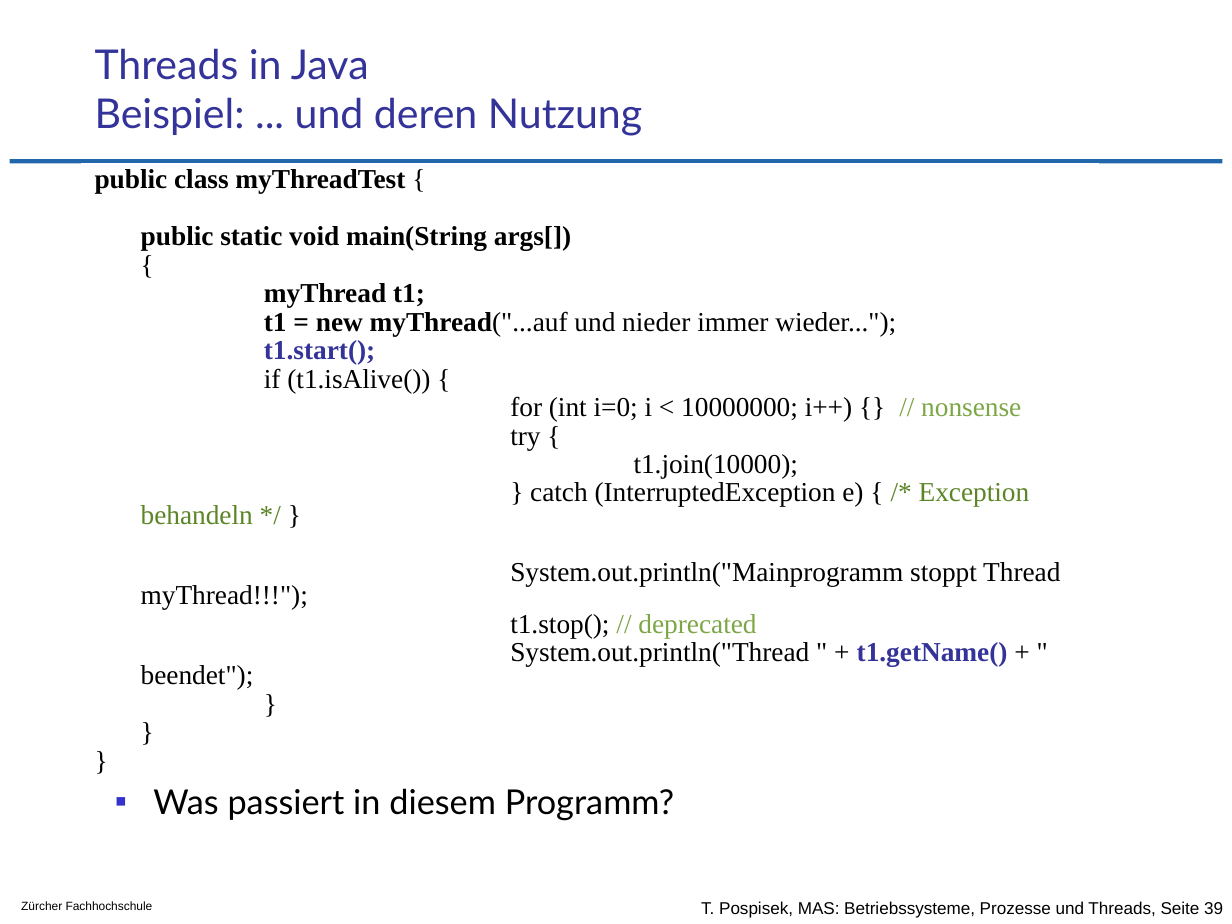
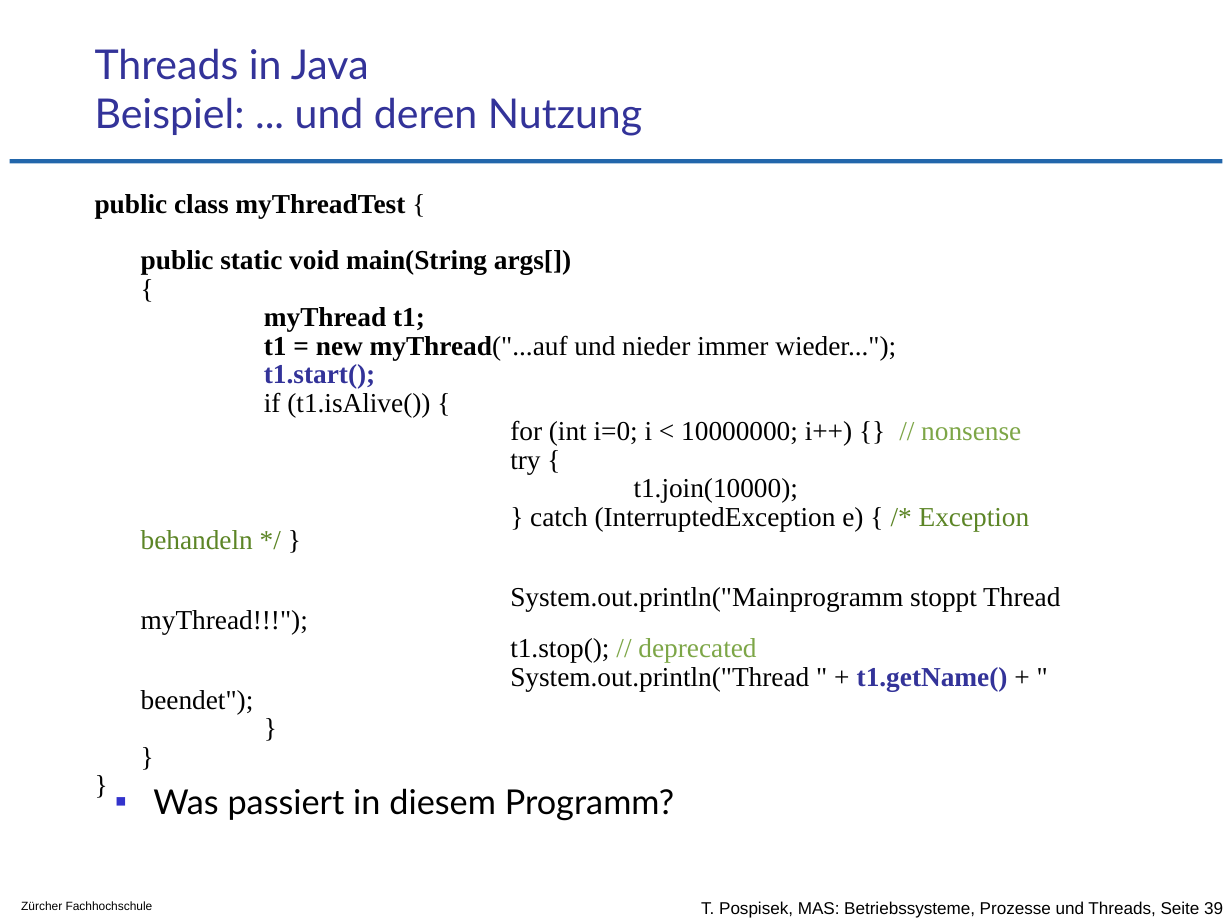
Before and after one commit to tpo/betriebssysteme, a slide deck: slide 39 of 05-2_Prozesse_und_Threads.odp. Drawn at 1232x924 pixels with LibreOffice and Linux fonts; fonts in the diff are those of the drawing; background and template pictures are left out. Boxes give left, top, right and bottom in pixels: in the first picture for what was removed or moved away, otherwise in the second. Text is boxed around its words. In the diff, an @@ line names an element or a change of style, - is before the commit and + after.

```diff
--- a/05-2_Prozesse_und_Threads.odp
+++ b/05-2_Prozesse_und_Threads.odp
@@ rectangle "public class myThreadTest {": place and size @@
-rectangle "public class myThreadTest {" at [83,164,1099,759]
+rectangle "public class myThreadTest {" at [83,188,1099,784]
```
Also in this commit, not shown: 5 other slides changed.
